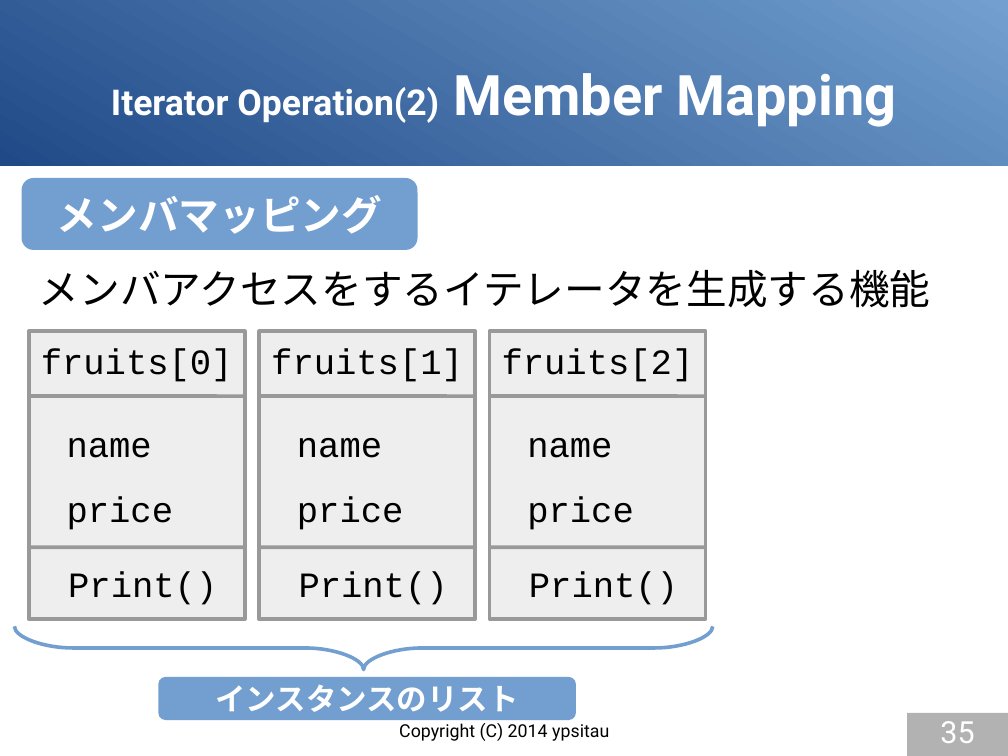
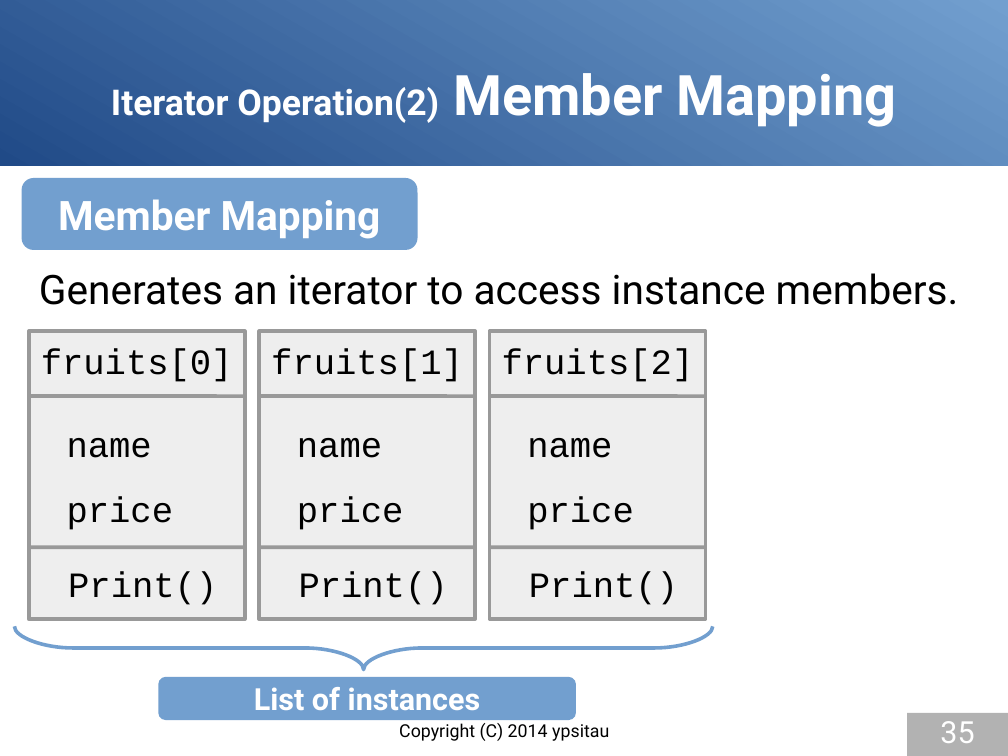
Before and after one commit to gura-lang/gura-doc, a slide deck: slide 35 of presentation/gura-introduction-e.odp. Drawn at 1008x756 pixels with LibreOffice and Linux fonts; fonts in the diff are those of the drawing. Boxes give left, top, right and bottom in pixels: in the first picture for what was removed or moved away, otherwise in the second. Text is boxed around its words. In the diff, an @@ line names an element or a change of style, - is before the commit and + after.

```diff
--- a/presentation/gura-introduction-e.odp
+++ b/presentation/gura-introduction-e.odp
@@ text in rounded rectangle at <box>58,199,381,239</box>: text changed @@
-メンバマッピング
+Member Mapping
@@ text removed at <box>39,270,931,308</box> @@
-メンバアクセスをするイテレータを生成する機能
@@ text added at <box>39,273,959,305</box>, 32 pt, text #000000 @@
+Generates an iterator to access instance members.
@@ text in rounded rectangle at <box>254,687,481,710</box>: text changed @@
-インスタンスのリスト
+List of instances
```
Also in this commit, not shown: 12 other slides changed, 5 slides added, 5 slides removed.
